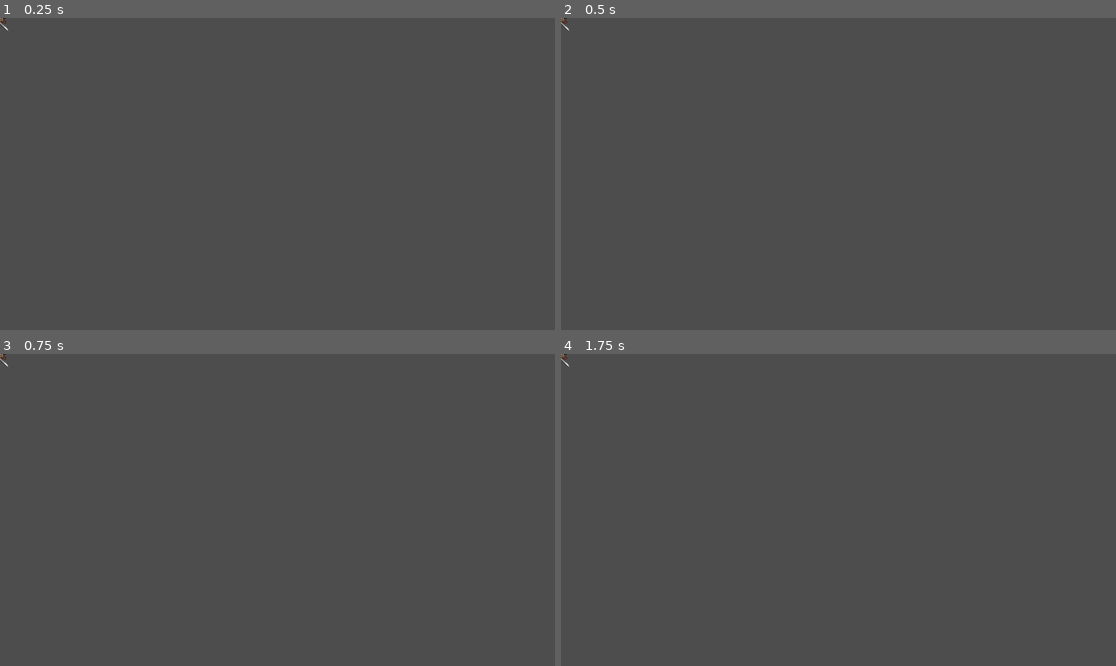
Above: before the commit, frames 1-4 (two rows, left to right).
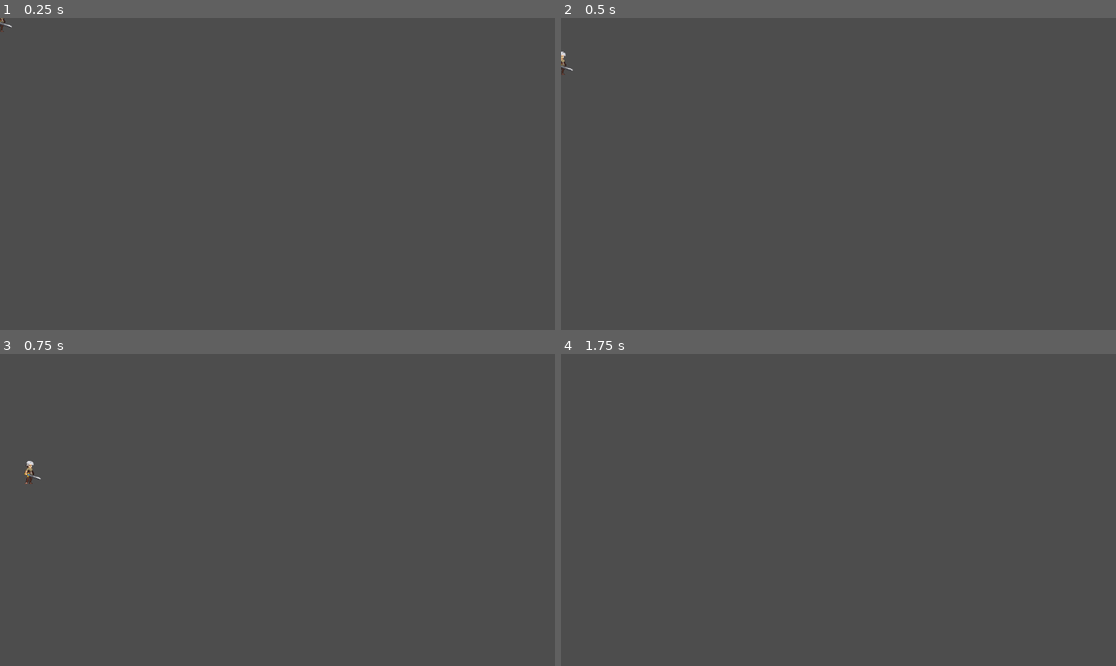
Above: after the commit, the same moments.

Repository: Concerned-Doggo/GroundWaterGame
Game: Godot game, scene res://Scenes/player.tscn
Two runs of this game, one before a commit and one after it. Both use one fixed random seed, a clock stepped at 60 frames per second and the inputs below. Before the commit the project starts from res://MainPlayer.tscn.
Inputs:
- Up to frame 1 (0.25 s): no input
- Up to frame 2 (0.5 s): no input
- Up to frame 3 (0.75 s): tap Enter (ui_accept) at 0.5, 0.6 s; hold Right (ui_right) from 0.53 s (still down)
- Up to frame 4 (1.75 s): keep holding Right (ui_right); tap Enter (ui_accept) at 0.77, 1.07, 1.35, 1.52 s

The runs differ from the first frame. In frame 1, less than 0.1% of the frame differs, in the area x 0-3%, y 0-5%; in frame 2, less than 0.1%; in frame 3, 0.1%, in the area x 0-8%, y 0-42%; in frame 4, less than 0.1%.

Commit message:
Player script add

Diff:
--- /dev/null
+++ b/Scenes/game.tscn
@@ -0,0 +1,18 @@
+[gd_scene load_steps=3 format=3 uid="uid://gy487bbock58"]
+
+[ext_resource type="PackedScene" uid="uid://tg2yc6j4fwag" path="res://Scenes/player.tscn" id="1_hv666"]
+
+[sub_resource type="WorldBoundaryShape2D" id="WorldBoundaryShape2D_5ltye"]
+
+[node name="Game" type="Node2D"]
+
+[node name="player" parent="." instance=ExtResource("1_hv666")]
+
+[node name="Camera2D" type="Camera2D" parent="."]
+zoom = Vector2(1.5, 1.5)
+
+[node name="StaticBody2D" type="StaticBody2D" parent="."]
+
+[node name="CollisionShape2D" type="CollisionShape2D" parent="StaticBody2D"]
+position = Vector2(0, 40)
+shape = SubResource("WorldBoundaryShape2D_5ltye")
--- a/MainPlayer.tscn
+++ b/Scenes/player.tscn
@@ -1,5 +1,6 @@
-[gd_scene load_steps=19 format=3 uid="uid://tg2yc6j4fwag"]
+[gd_scene load_steps=20 format=3 uid="uid://tg2yc6j4fwag"]
 
+[ext_resource type="Script" path="res://Scripts/main_player.gd" id="1_inxpi"]
 [ext_resource type="Texture2D" uid="uid://b1q5oatepg4ql" path="res://Assets/Character/Idle/Idle-Sheet.png" id="1_ykuah"]
 [ext_resource type="Texture2D" uid="uid://bj7vddnsea0n1" path="res://Assets/Character/Run/Run-Sheet.png" id="2_2ah3v"]
 [ext_resource type="Texture2D" uid="uid://b83ytin3yvbbk" path="res://Assets/Character/Jumlp-All/Jump-All-Sheet.png" id="2_411pc"]
@@ -116,7 +117,9 @@
 "speed": 11.0
 }]
 
-[node name="CharacterBody2D" type="CharacterBody2D"]
+[node name="player" type="CharacterBody2D"]
+position = Vector2(1, -24)
+script = ExtResource("1_inxpi")
 metadata/_edit_group_ = true
 
 [node name="CollisionShape2D" type="CollisionShape2D" parent="."]
@@ -125,4 +128,6 @@
 
 [node name="AnimatedSprite2D" type="AnimatedSprite2D" parent="."]
 sprite_frames = SubResource("SpriteFrames_5adni")
-animation = &"run"
+animation = &"idle"
+autoplay = "idle"
+frame_progress = 0.515967
--- /dev/null
+++ b/Scripts/main_player.gd
@@ -0,0 +1,25 @@
+extends CharacterBody2D
+
+
+const SPEED = 300.0
+const JUMP_VELOCITY = -400.0
+
+
+func _physics_process(delta: float) -> void:
+	# Add the gravity.
+	if not is_on_floor():
+		velocity += get_gravity() * delta
+
+	# Handle jump.
+	if Input.is_action_just_pressed("ui_accept") and is_on_floor():
+		velocity.y = JUMP_VELOCITY
+
+	# Get the input direction and handle the movement/deceleration.
+	# As good practice, you should replace UI actions with custom gameplay actions.
+	var direction := Input.get_axis("ui_left", "ui_right")
+	if direction:
+		velocity.x = direction * SPEED
+	else:
+		velocity.x = move_toward(velocity.x, 0, SPEED)
+
+	move_and_slide()
--- a/project.godot
+++ b/project.godot
@@ -11,11 +11,12 @@
 [application]
 
 config/name="SIH_GroundWater"
-run/main_scene="res://MainPlayer.tscn"
+run/main_scene="res://Scenes/player.tscn"
 config/features=PackedStringArray("4.3", "GL Compatibility")
 config/icon="res://icon.svg"
 
 [rendering]
 
+textures/canvas_textures/default_texture_filter=0
 renderer/rendering_method="gl_compatibility"
 renderer/rendering_method.mobile="gl_compatibility"
